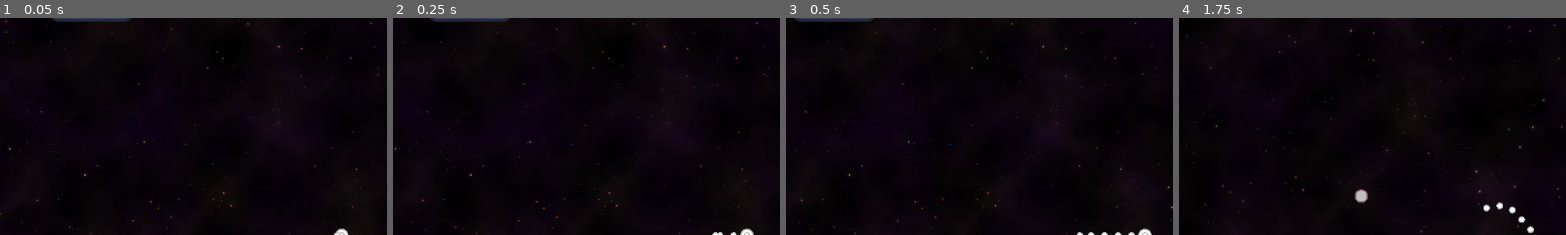
Above: before the commit, frames 1-4 (left to right).
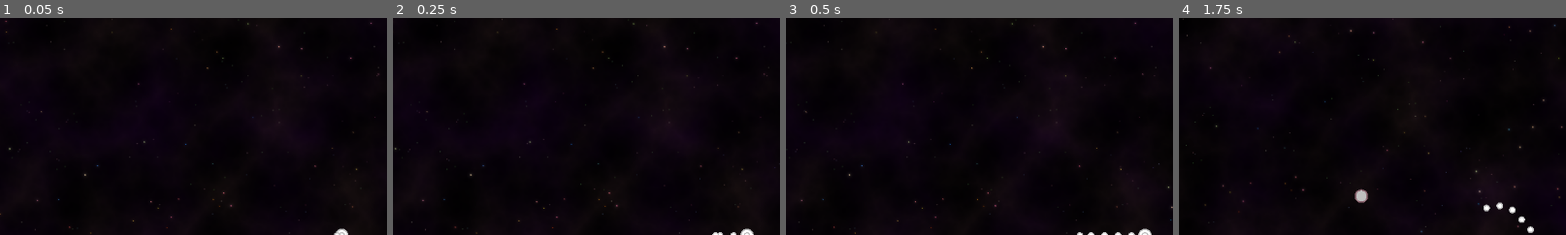
Above: after the commit, the same moments.

Repository: i8atwinkie/snake-in-space
Game: Godot game, scene res://scenes/GameScene.tscn
Same seed, same stepped clock (60 frames per second), same inputs: the game is played once before the commit and once after it. The engine's default icon, where the game draws it, is replaced by a stand-in: a white triangle on a blue panel in a dark square.
Inputs (mouse positions are % of the whole screen's width and height, from its top left):
- Up to frame 1 (0.05 s): no input
- Up to frame 2 (0.25 s): no input
- Up to frame 3 (0.5 s): no input
- Up to frame 4 (1.75 s): tap Enter at 0.5 s; move the mouse to (72, 45) at 0.52 s; hold Right (ui_right) 0.53-1.28 s; tap Space (ui_select) at 0.77, 1.52 s; move the mouse to (30, 55) at 1.27 s; hold Down (ui_down) from 1.28 s (still down)
The pictures show only the part of the screen within x 7-57%, y 0-50%; the shares and areas given below are measured in that part.

The runs differ from the first frame. In frame 1, 0.4% of the frame differs, in the area x 13-35%, y 0-2%; in frame 2, 0.3%; in frame 3, 0.4%; in frame 4, nothing differs.

Commit message:
Removed some debug print statements and sprite

Diff:
--- a/scenes/GameScene.tscn
+++ b/scenes/GameScene.tscn
@@ -1,11 +1,10 @@
-[gd_scene load_steps=14 format=3 uid="uid://bb5q7rtcn5u40"]
+[gd_scene load_steps=13 format=3 uid="uid://bb5q7rtcn5u40"]
 
 [ext_resource type="Texture2D" uid="uid://dkgg18kwqgglj" path="res://assets/spr_stars01.png" id="1_yrli1"]
 [ext_resource type="Texture2D" uid="uid://babukqfb0pncj" path="res://assets/spr_stars02.png" id="2_j40tv"]
 [ext_resource type="PackedScene" uid="uid://cc2mn5vgf6mn2" path="res://scenes/player/player.tscn" id="3_18ig4"]
 [ext_resource type="Script" uid="uid://b68xtkdy16iwu" path="res://scenes/enemies/spawner.gd" id="5_7s5hy"]
 [ext_resource type="Script" uid="uid://b2e55r06qu083" path="res://scenes/random_position_outside_view.gd" id="5_xs4ih"]
-[ext_resource type="Texture2D" uid="uid://cobktjpp8dh0p" path="res://assets/icon.svg" id="6_6ytau"]
 [ext_resource type="PackedScene" uid="uid://td8vdaehkavb" path="res://scenes/enemies/Asteroid.tscn" id="10_yrli1"]
 
 [sub_resource type="Gradient" id="Gradient_yrli1"]
@@ -86,9 +85,6 @@
 [node name="AsteroidSpawner" type="Node2D" parent="."]
 script = ExtResource("5_xs4ih")
 
-[node name="Sprite2D" type="Sprite2D" parent="AsteroidSpawner"]
-texture = ExtResource("6_6ytau")
-
 [node name="Spawner" type="Node2D" parent="AsteroidSpawner"]
 script = ExtResource("5_7s5hy")
 scene = ExtResource("10_yrli1")
--- a/scenes/random_position_outside_view.gd
+++ b/scenes/random_position_outside_view.gd
@@ -16,7 +16,5 @@
 		random_x = randf_range(bounds.position.x, bounds.end.x)
 		random_y = [bounds.position.y, bounds.end.y].pick_random()
 
-	print(bounds)
-	print(Vector2(random_x, random_y))
 	position = Vector2(random_x, random_y)
 	return position
